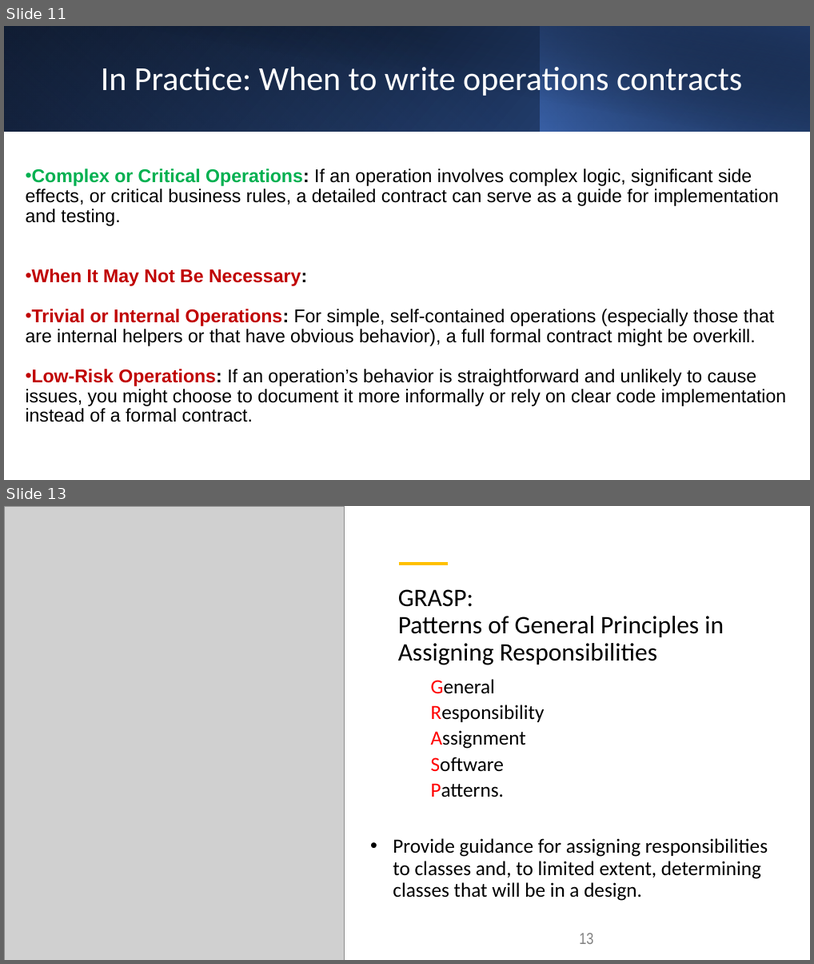
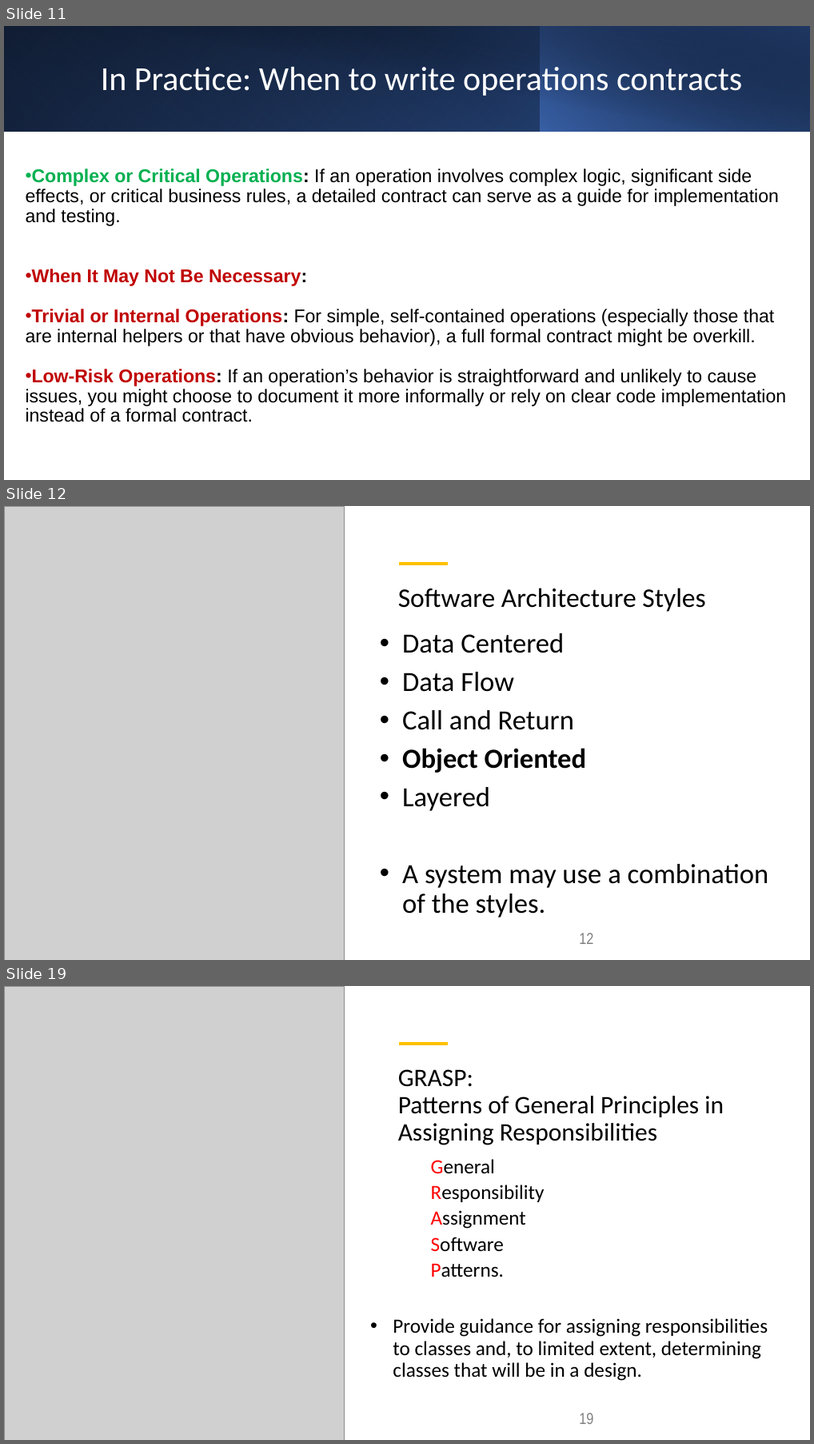
Before and after one commit to kthanasi-git/SW_Engineering, a slide deck: SOFTWARE ENGINEERING/SLIDES/7-Design Principles I.pptx. Shown one above the other, each under a label of ours: slides 11 and 13 before the commit, slides 11, 12 and 19 after it; the slides between them are not shown. The pictures are 814x964 and 814x1444 pixels, drawn with LibreOffice and Linux fonts; fonts in the diff are those of the drawing; grey boxes stand for pictures. Boxes give left, top, right and bottom in pixels: in the first picture for what was removed or moved away, otherwise in the second. Text is boxed around its words. In the diff, an @@ line names an element or a change of style, - is before the commit and + after.

```diff
--- a/SOFTWARE ENGINEERING/SLIDES/7-Design Principles I.pptx
+++ b/SOFTWARE ENGINEERING/SLIDES/7-Design Principles I.pptx
@@ slide 12 added at (4, 506, 810, 960), background #FFFFFF @@
@@ picture added at (4, 506, 345, 960) @@
@@ line added from (399, 564) to (448, 564), #FFC000 4.5 pt @@
@@ title added at (398, 588, 706, 612), 32 pt, text #000000 @@
+Software Architecture Styles
@@ text added at (402, 633, 770, 917), 33 pt, text #000000 @@
+• Data Centered
+• Data Flow
+• Call and Return
+• Object Oriented
+• Layered
+• A system may use a combination of the styles.
@@ page number added at (579, 932, 594, 944), 19 pt, text #808080 @@
+12
@@ what was slide 13 is now slide 19 @@
@@ page number at (579, 1412, 594, 1424): text changed @@
-13
+19
```
Also in this commit, not shown: 4 slides changed, 6 other slides added, 20 other files.
